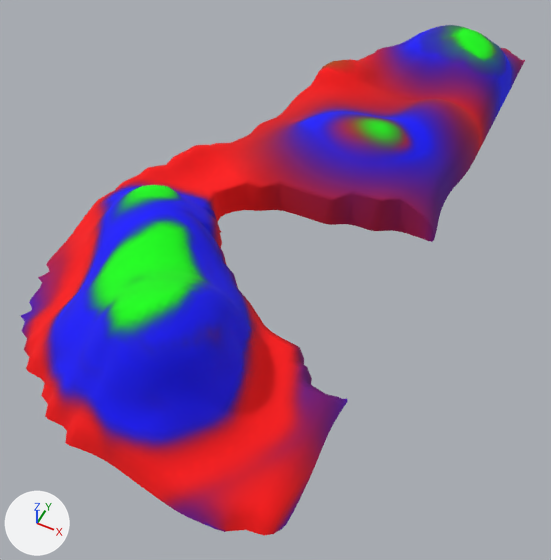
An edit to the COLLADA model Assets/Models/ThreeIslands1Shape.dae, drawn before and after from the same camera.
Camera for both pictures: a 50 mm lens placed at (8.62, -8.82, 6.63), pointed at (5.47, -2.52, -1.24). The axes (+X, +Y, +Z) are drawn at lower left. The lights are the same throughout.

Before the edit, the objects in view are built like this:
```python
me_threeislands1shape = bpy.data.meshes.new('ThreeIslands1Shape')
me_threeislands1shape.from_pydata(...)  # 3051 vertices, 5776 faces; spans x 2.76..7.26, y -6.18..3.76, z -0.8..0.79
me_threeislands1shape.materials.append(mat_paintterrain)  # picture img_rocksmeshshape_color_dds
ob_threeislands1 = bpy.data.objects.new('ThreeIslands1', me_threeislands1shape)
ob_threeislands1.location = (0.0, 0.0, 0.0)
```
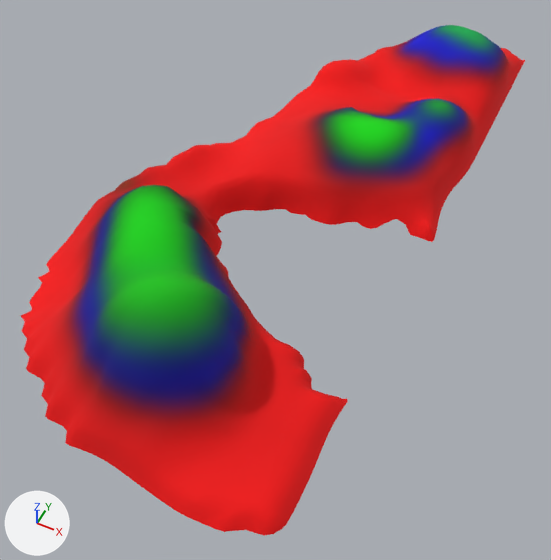
Where the change shows, as pixel boxes [x1, y1, x2, y2] in the pictures (551 x 560 px; the box of a moved part takes in the faces that stretch with it):
'ThreeIslands1', recoloured, reshaped, surface changed: [21, 25, 525, 536] in both
part 1 of me_threeislands1shape, moved or reshaped: [146, 87, 493, 532] in both
part 2 of me_threeislands1shape, moved or reshaped: before [390, 27, 518, 97]; after [408, 36, 518, 97]
part 3 of me_threeislands1shape, surface changed: [21, 25, 525, 536] in both

Edits to the bpy script that builds the scene:
```text
Add img_threeislands1shape_color_dds:
    img_threeislands1shape_color_dds = load_image('ThreeIslands1Shape_color.dds', '../Textures/ThreeIslands1Shape_color.dds', 256, 256, 'sRGB')
Add mat_threeislandtex:
    mat_threeislandtex = principled_material('ThreeIslandTex')
    mat_threeislandtex.texture = img_threeislands1shape_color_dds
    mat_threeislandtex.roughness = 0.9
Change me_threeislands1shape:
    where me_threeislands1shape.from_pydata(...)  # 3051 vertices, 5776 faces; spans x 2.76..7.26, y -6.18..3.76, z -0.8..0.79
    used by ob_threeislands1; location = (0.0, 0.0, 0.0)
    remove me_threeislands1shape.materials.append(mat_paintterrain)  # picture img_rocksmeshshape_color_dds
    me_threeislands1shape part 1: 410 of 3051 vertices moved; they spanned x 3.89..7.19, y -6.1..1.56, z -0.8..0.09 and now span x 3.88..7.19, y -6.09..1.56, z -0.8..0.05; mean shift (-0.01, 0.0, -0.06); largest move (6.48, -1.4, -0.28) -> (6.48, -1.37, -0.66)
    me_threeislands1shape part 2: 42 of 3051 vertices moved; they spanned x 5.13..7.19, y 2.39..3.57, z -0.8..-0.13 and now span x 5.13..7.18, y 2.39..3.56, z -0.78..-0.14; mean shift (0.0, 0.0, -0.03); largest move (5.51, 2.9, -0.36) -> (5.52, 2.9, -0.44)
    me_threeislands1shape part 3: texture (UV) coordinates of 5776 of 5776 faces, centred in x 2.79..7.23, y -6.15..3.74, z -0.8..0.78, changed; they spanned u 0.65..0.98, v 0.02..0.74 and now span u 0.0..1.0, v 0.0..0.99
    add me_threeislands1shape.materials.append(mat_threeislandtex)  # picture img_threeislands1shape_color_dds
```
